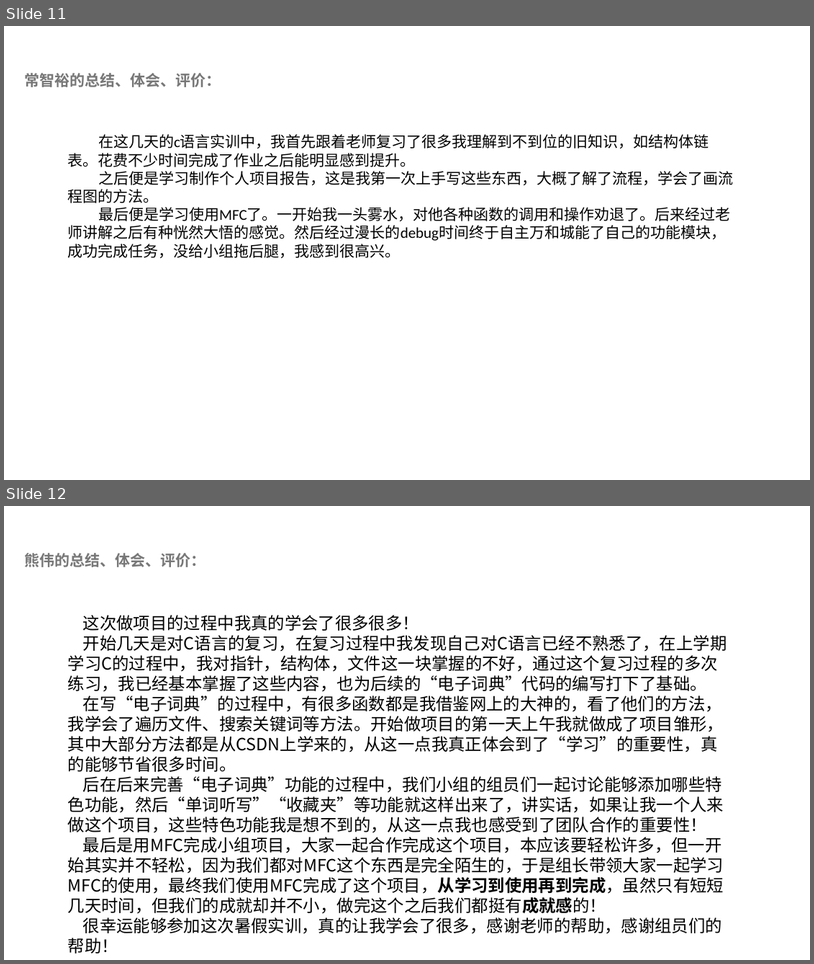
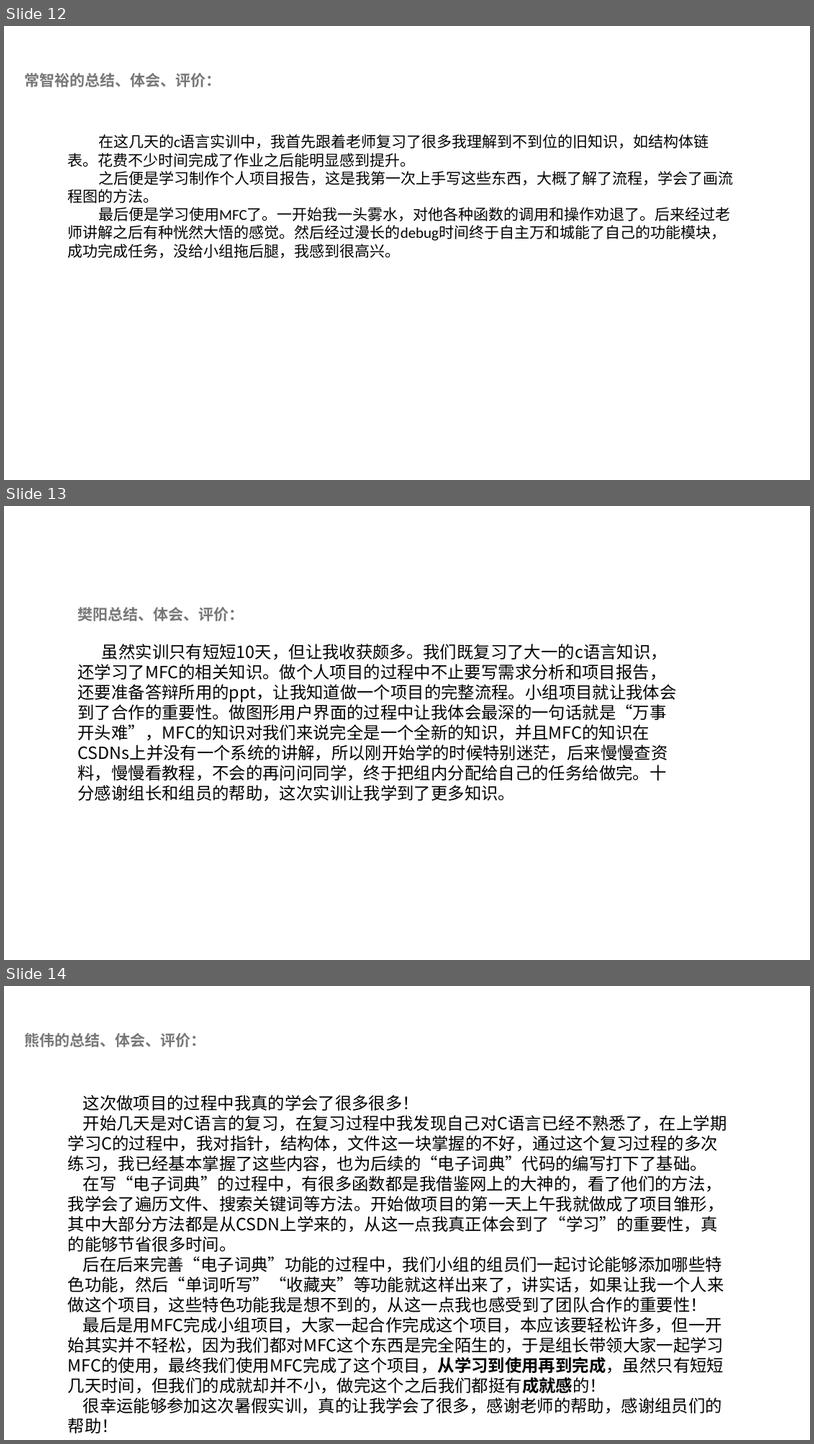
Before and after one commit to CC1AH/SummerTraining, a slide deck: 项目答辩总ppt.pptx. Shown one above the other, each under a label of ours: slides 11 and 12 before the commit, slides 12, 13 and 14 after it. The pictures are 814x964 and 814x1444 pixels, drawn with LibreOffice and Linux fonts; fonts in the diff are those of the drawing; background and template pictures are left out. Boxes give left, top, right and bottom in pixels: in the first picture for what was removed or moved away, otherwise in the second. Text is boxed around its words. In the diff, an @@ line names an element or a change of style, - is before the commit and + after.

```diff
--- a/项目答辩总ppt.pptx
+++ b/项目答辩总ppt.pptx
@@ slide 13 added at bbox=[4, 506, 810, 960], background picture (left out) @@
@@ text added at bbox=[78, 607, 677, 801], 20 pt, text #000000 @@
+樊阳总结、体会、评价：
+虽然实训只有短短10天，但让我收获颇多。我们既复习了大一的c语言知识，还学习了MFC的相关知识。做个人项目的过程中不止要写需求分析和项目报告，还要准备答辩所用的ppt，让我知道做一个项目的完整流程。小组项目就让我体会到了合作的重要性。做图形用户界面的过程中让我体会最深的一句话就是“万事开头难”，MFC的知识对我们来说完全是一个全新的知识，并且MFC的知识在CSDNs上并没有一个系统的讲解，所以刚开始学的时候特别迷茫，后来慢慢查资料，慢慢看教程，不会的再问问同学，终于把组内分配给自己的任务给做完。十分感谢组长和组员的帮助，这次实训让我学到了更多知识。
@@ what was slide 11 is now slide 12 @@
@@ what was slide 12 is now slide 14 @@
```
Also in this commit, not shown: 1 slide changed, 1 other slide added.
